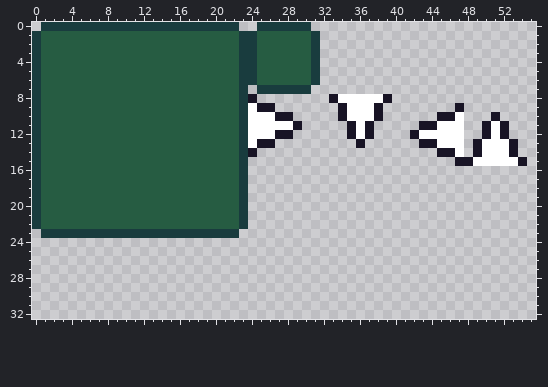
File history of a pixel-art file, images/tileset.aseprite. Above, as it was before the edit.
64x64 pixels, 1 frame. Shown: x 0..55, y 0..32.
And afterwards:
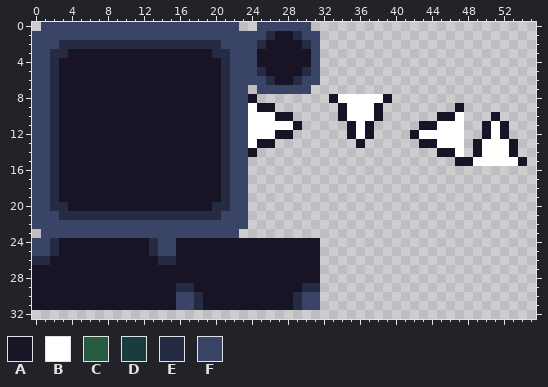
Palette (. is transparent): A #181425  B #ffffff  C #265c42  D #193c3e  E #262b44  F #3a4466
What changed:
Changed rows in their new state; - is an unchanged pixel.
first column x 0:
 0 -FFFFFFFFFFFFFFFFFFFFFF--FFFFFF-
 1 FFFFFFFFFFFFFFFFFFFFFFFFFFEAAEFF
 2 FFFEEEEEEEEEEEEEEEEEEFFFFEAAAAEF
 3 FFEEAAAAAAAAAAAAAAAAEEFFFAAAAAAF
 4 FFEAAAAAAAAAAAAAAAAAAEFFFAAAAAAF
 5 FFEAAAAAAAAAAAAAAAAAAEFFFEAAAAEF
 6 FFEAAAAAAAAAAAAAAAAAAEFFFFEAAEFF
 7 FFEAAAAAAAAAAAAAAAAAAEFF-FFFFFF-
 8 FFEAAAAAAAAAAAAAAAAAAEFF--------
 9 FFEAAAAAAAAAAAAAAAAAAEFF--------
10 FFEAAAAAAAAAAAAAAAAAAEFF--------
11 FFEAAAAAAAAAAAAAAAAAAEFF--------
12 FFEAAAAAAAAAAAAAAAAAAEFF--------
13 FFEAAAAAAAAAAAAAAAAAAEFF--------
14 FFEAAAAAAAAAAAAAAAAAAEFF--------
15 FFEAAAAAAAAAAAAAAAAAAEFF--------
16 FFEAAAAAAAAAAAAAAAAAAEFF--------
17 FFEAAAAAAAAAAAAAAAAAAEFF--------
18 FFEAAAAAAAAAAAAAAAAAAEFF--------
19 FFEAAAAAAAAAAAAAAAAAAEFF--------
20 FFEEAAAAAAAAAAAAAAAAEEFF--------
21 FFFEEEEEEEEEEEEEEEEEEFFF--------
22 FFFFFFFFFFFFFFFFFFFFFFFF--------
23 -FFFFFFFFFFFFFFFFFFFFFF---------
24 FFEAAAAAAAAAAEFFAAAAAAAAAAAAAAAA
25 FFEAAAAAAAAAAEFFAAAAAAAAAAAAAAAA
26 EEAAAAAAAAAAAAEEAAAAAAAAAAAAAAAA
27 AAAAAAAAAAAAAAAAAAAAAAAAAAAAAAAA
28 AAAAAAAAAAAAAAAAAAAAAAAAAAAAAAAA
29 AAAAAAAAAAAAAAAAEEAAAAAAAAAAAAEE
30 AAAAAAAAAAAAAAAAFFEAAAAAAAAAAEFF
31 AAAAAAAAAAAAAAAAFFEAAAAAAAAAAEFF
